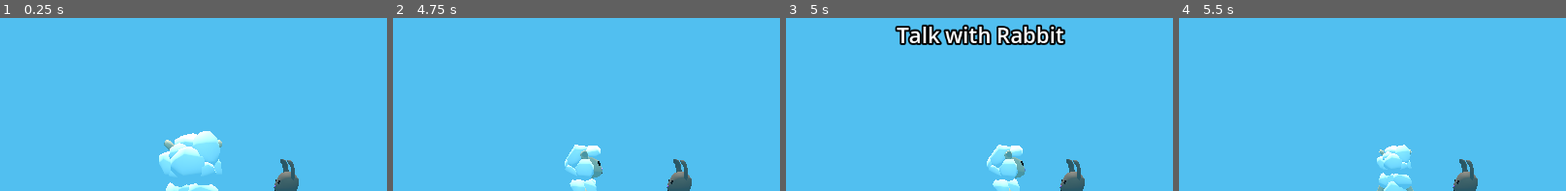
Above: before the commit, frames 1-4 (left to right).
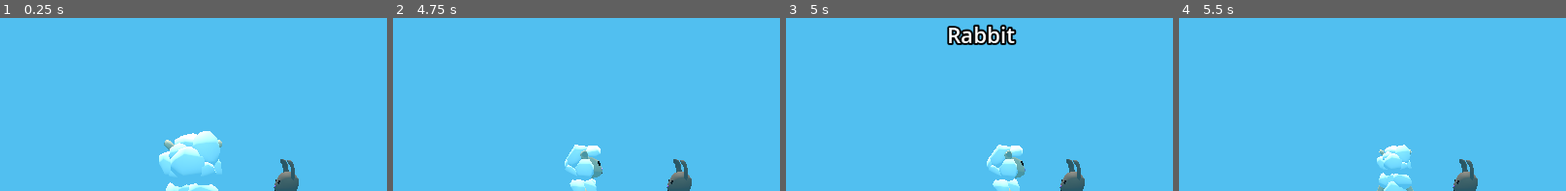
Above: after the commit, the same moments.

Repository: kelkeppel/TalesOfSheepishburg
Game: Godot game, scene res://main.tscn
Two runs of this game, one before a commit and one after it. Both use one fixed random seed, a clock stepped at 60 frames per second and the inputs below.
Inputs:
- Up to frame 1 (0.25 s): no input
- Up to frame 2 (4.75 s): hold W (move_forward) 0.53-2.03 s; tap Space (interact, bound only after the commit) every 0.75 s from 0.6 to 4.35 s; hold A (move_left) 2.03-3.53 s; tap Enter at 3.5 s; hold S (move_backward) 3.53-4.28 s; hold D (move_right) from 4.28 s (still down)
- Up to frame 3 (5 s): keep holding D (move_right)
- Up to frame 4 (5.5 s): release D (move_right) at 5.03 s; hold W (move_forward) from 5.03 s (still down); tap Space (interact, bound only after the commit) at 5.1 s
The pictures show only the part of the screen within x 25-75%, y 0-50%; the shares and areas given below are measured in that part.

Frames 1-2 are identical in both runs. In frame 3, 4.2% of the frame differs, in the area x 28-73%, y 3-16%; in frame 4, nothing differs.

Commit message:
Interact system framework in place

Diff:
--- a/Code/tales-of-sheepishburg/NPC.tscn
+++ b/Code/tales-of-sheepishburg/NPC.tscn
@@ -1,14 +1,15 @@
-[gd_scene load_steps=4 format=3 uid="uid://c2rjy6ujr85u7"]
+[gd_scene load_steps=5 format=3 uid="uid://c2rjy6ujr85u7"]
 
-[ext_resource type="Script" path="res://interactable.gd" id="1_wm88e"]
+[ext_resource type="Script" path="res://npc.gd" id="1_7cv4r"]
 [ext_resource type="PackedScene" uid="uid://criasrjq6vtbq" path="res://Models/rabbitBaseModel.glb" id="2_0bb53"]
+[ext_resource type="AudioStream" uid="uid://sg2d5onhxbq2" path="res://Audio/TestAudio.ogg" id="3_3cwy4"]
 
 [sub_resource type="CylinderShape3D" id="CylinderShape3D_tbjyj"]
 height = 2.512
 radius = 0.446
 
 [node name="NPC" type="CharacterBody3D"]
-script = ExtResource("1_wm88e")
+script = ExtResource("1_7cv4r")
 
 [node name="CollisionShape3D" type="CollisionShape3D" parent="."]
 transform = Transform3D(-1, 0, -8.74228e-08, 0, 1, 0, 8.74228e-08, 0, -1, -0.000122062, 1.24717, -0.00263029)
@@ -16,3 +17,8 @@
 
 [node name="rabbitBaseModel" parent="." instance=ExtResource("2_0bb53")]
 transform = Transform3D(-0.6, 0, -5.24537e-08, 0, 0.6, 0, 5.24537e-08, 0, -0.6, -0.000122062, 2.37416, -0.00349331)
+
+[node name="AudioStreamPlayer3D" type="AudioStreamPlayer3D" parent="."]
+stream = ExtResource("3_3cwy4")
+
+[connection signal="interacted" from="." to="." method="_on_interacted"]
--- a/Code/tales-of-sheepishburg/interact.gd
+++ b/Code/tales-of-sheepishburg/interact.gd
@@ -1,3 +1,4 @@
+#This script works with the InteractRay to detect Interactables and show their message
 extends RayCast3D
 
 @onready var prompt = $Prompt
@@ -8,3 +9,7 @@
 
 		if colliderObj is Interactable:
 			prompt.text = colliderObj.prompt_message
+
+			#this is looking for the interact key from the input map in the settings
+			if Input.is_action_just_pressed("interact"):
+				colliderObj.interact(owner)
--- a/Code/tales-of-sheepishburg/interactable.gd
+++ b/Code/tales-of-sheepishburg/interactable.gd
@@ -1,5 +1,15 @@
+#This script is added to anything which should be able to be interacted with by the player.
+#Specific prompt messages can be assigned per instance
 extends CollisionObject3D
-
 class_name Interactable
 
-@export var prompt_message = "Talk with Rabbit"
+#defines a signal which can be sent out whenever something is interacted with, and pass the node that did it
+signal interacted(body)
+
+@export var prompt_message = "Interact"
+
+#this is the function that runs when the object is interacted with
+func interact(body):
+	print(body.name, " interacted with ", name)
+	#emits the interacted signal
+	interacted.emit(body)
--- a/Code/tales-of-sheepishburg/main.tscn
+++ b/Code/tales-of-sheepishburg/main.tscn
@@ -60,3 +60,4 @@
 
 [node name="NPC" parent="." instance=ExtResource("3_unwju")]
 transform = Transform3D(1, 0, 0, 0, 1, 0, 0, 0, 1, 3, 0.131524, -2.3521)
+prompt_message = "Rabbit"
--- /dev/null
+++ b/Code/tales-of-sheepishburg/npc.gd
@@ -0,0 +1,4 @@
+extends Interactable
+
+func _on_interacted(body):
+	$AudioStreamPlayer3D.play()
--- a/Code/tales-of-sheepishburg/project.godot
+++ b/Code/tales-of-sheepishburg/project.godot
@@ -51,6 +51,11 @@
 , Object(InputEventKey,"resource_local_to_scene":false,"resource_name":"","device":-1,"window_id":0,"alt_pressed":false …(186 unchanged characters)…
 ]
 }
+interact={
+"deadzone": 0.5,
+"events": [Object(InputEventKey,"resource_local_to_scene":false,"resource_name":"","device":-1,"window_id":0,"alt_pressed":false,"shift_pressed":false,"ctrl_pressed":false,"meta_pressed":false,"pressed":false,"keycode":0,"physical_keycode":32,"key_label":0,"unicode":32,"location":0,"echo":false,"script":null)
+]
+}
 
 [rendering]
 
Not shown, added: Code/tales-of-sheepishburg/Audio/TestAudio.ogg.import
Not shown: 4 places in Code/tales-of-sheepishburg/Models/library.tres that only renumber resources
Not shown, added: Code/tales-of-sheepishburg/Audio/TestAudio.ogg
Not shown, changed: Documents/Tales Of Sheepishburg Dialogue.docx
